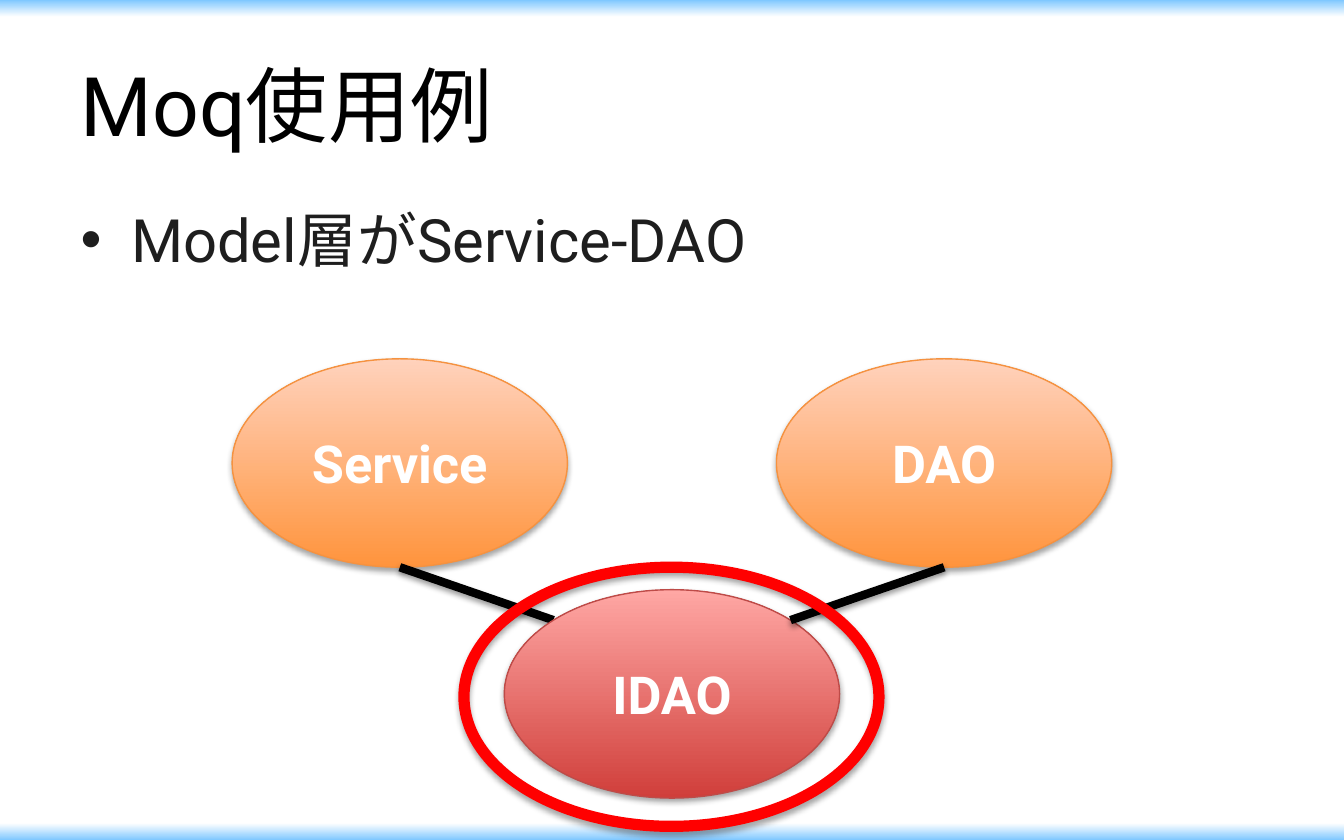
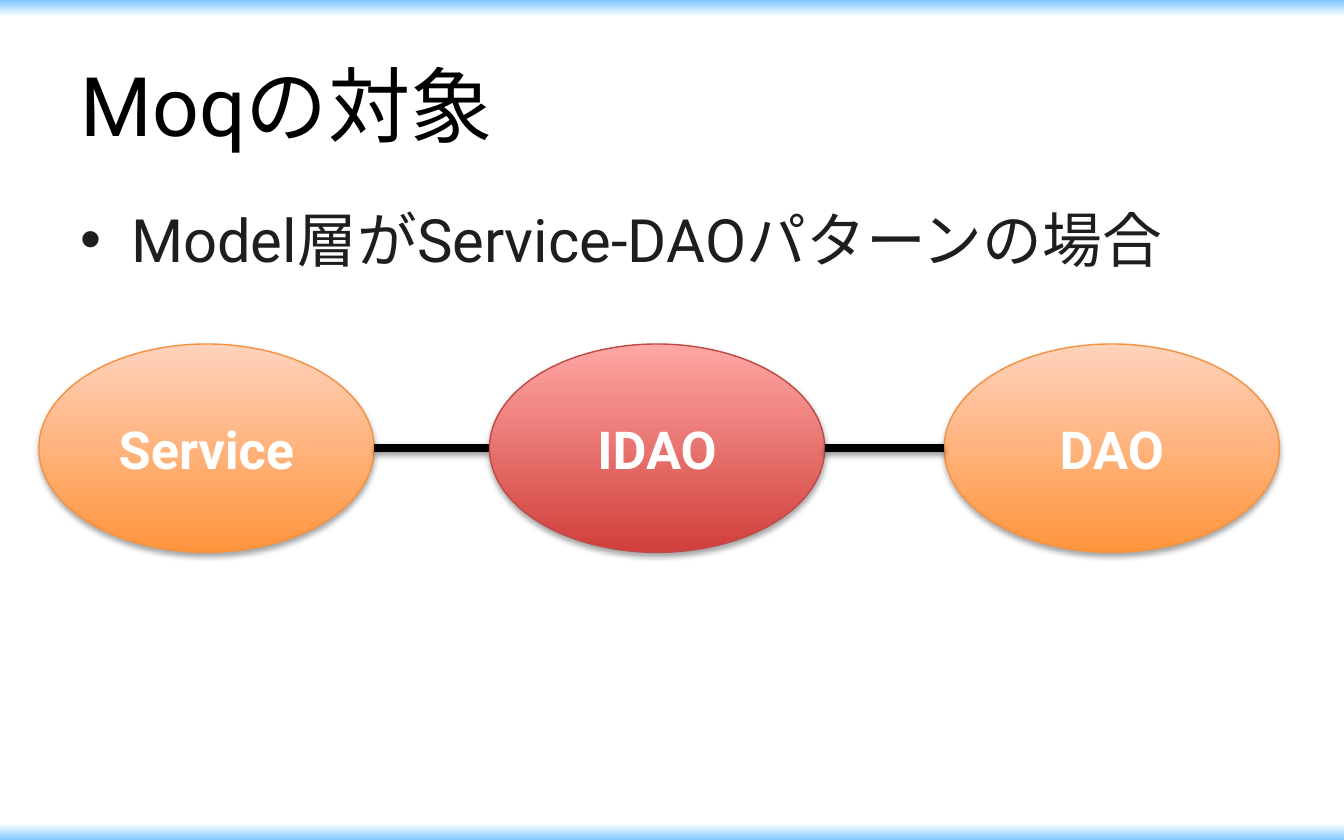
Before and after one commit to maikitakeda/first, a slide deck: slide 24 of document/勉強会.pptx (slide 22 before the commit). Drawn at 1344x840 pixels with LibreOffice and Linux fonts; fonts in the diff are those of the drawing. Boxes give left, top, right and bottom in pixels: in the first picture for what was removed or moved away, otherwise in the second. Text is boxed around its words. In the diff, an @@ line names an element or a change of style, - is before the commit and + after.

```diff
--- a/document/勉強会.pptx
+++ b/document/勉強会.pptx
@@ title at [81,66,493,153]: text changed @@
-Moq使用例
+Moqの対象
@@ text at [131,211,1162,267]: text changed @@
-• Model層がService-DAO
+• Model層がService-DAOパターンの場合
@@ ellipse "Service": place and size @@
-ellipse "Service" at [233,359,567,567]
+ellipse "Service" at [39,344,374,552]
@@ ellipse "IDAO": place and size @@
-ellipse "IDAO" at [504,590,839,798]
+ellipse "IDAO" at [489,344,824,552]
@@ ellipse "DAO": place and size @@
-ellipse "DAO" at [777,359,1111,567]
+ellipse "DAO" at [945,344,1279,552]
@@ line added from (489, 448) to (374, 448), #000000 4.5 pt @@
@@ line moved from (945, 567) - (790, 620) to (945, 448) - (825, 448) @@
@@ line removed from (554, 620) to (399, 567) @@
@@ ellipse removed at [464,567,879,827] @@
```
Also in this commit, not shown: 2 other slides changed, 22 slides added, 1 slide removed.
